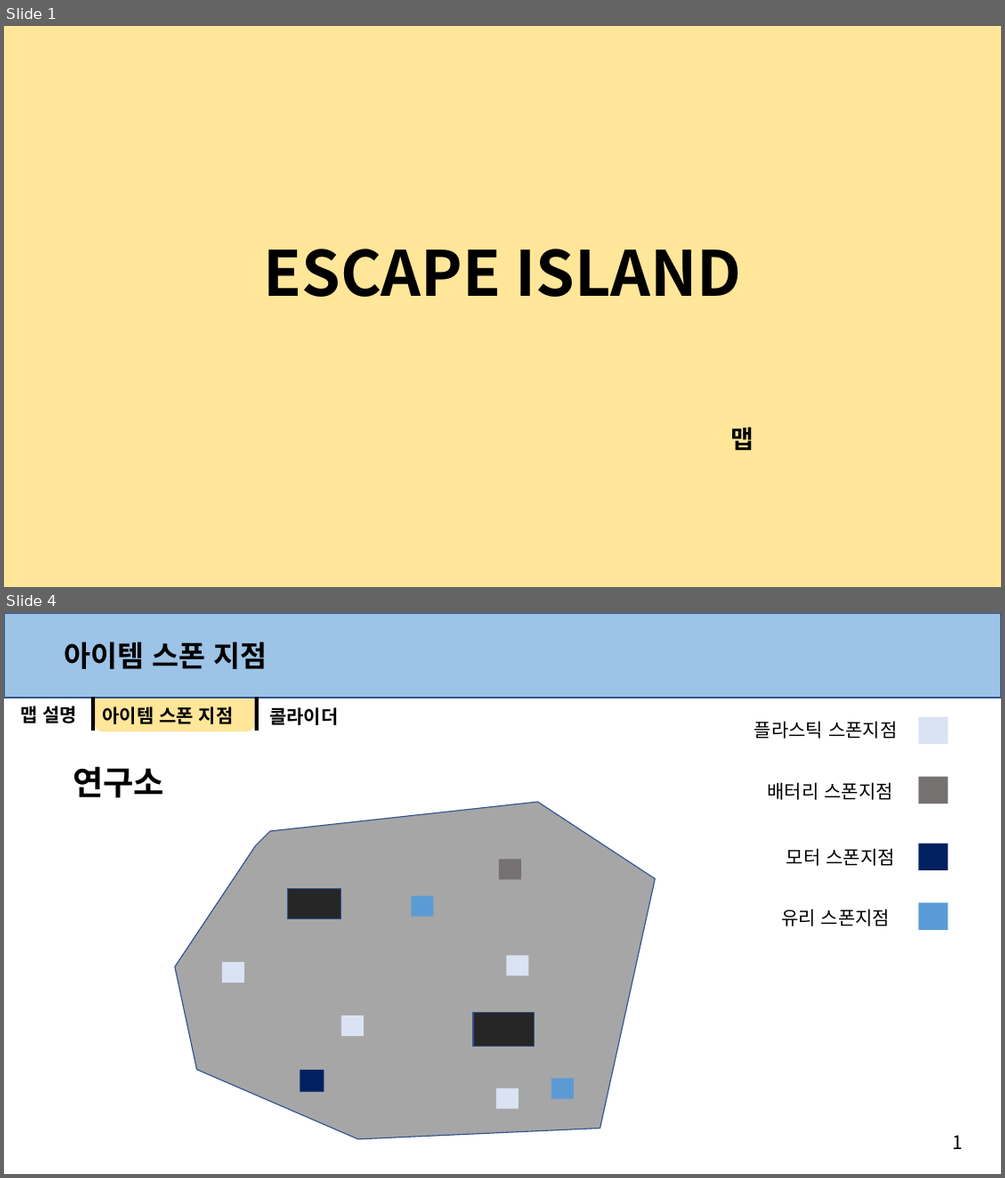
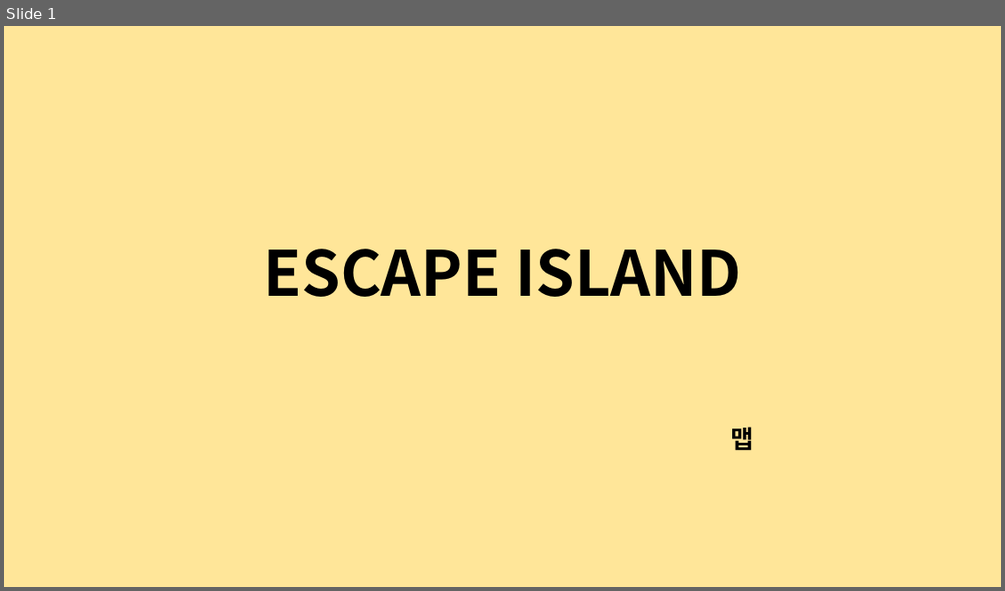
Before and after one commit to anglik0370/EscapeIsland, a slide deck: Document/맵/맵.pptx. Shown one above the other, each under a label of ours: slides 1 and 4 before the commit, slide 1 after it; the slides between them are not shown. The pictures are 1005x1178 and 1005x591 pixels, drawn with LibreOffice and Linux fonts; fonts in the diff are those of the drawing. Boxes give left, top, right and bottom in pixels: in the first picture for what was removed or moved away, otherwise in the second. Text is boxed around its words. In the diff, an @@ line names an element or a change of style, - is before the commit and + after.

```diff
--- a/Document/맵/맵.pptx
+++ b/Document/맵/맵.pptx
@@ slide 4 removed at [4, 613, 1001, 1174], background #FFFFFF @@
@@ rectangle removed at [4, 613, 1001, 696] @@
@@ rectangle removed at [4, 613, 1001, 698] @@
@@ text removed at [65, 641, 267, 669] @@
-아이템 스폰 지점
@@ rounded rectangle removed at [96, 688, 255, 732] @@
@@ text removed at [20, 703, 78, 726] @@
-맵 설명
@@ rectangle removed at [91, 697, 96, 730] @@
@@ text removed at [102, 706, 234, 724] @@
-아이템 스폰 지점
@@ rectangle removed at [254, 697, 259, 730] @@
@@ text removed at [269, 707, 338, 725] @@
-콜라이더
@@ rectangle removed at [919, 717, 947, 744] @@
@@ text removed at [754, 721, 897, 738] @@
-플라스틱 스폰지점
@@ text removed at [73, 766, 164, 798] @@
-연구소
@@ text removed at [768, 782, 892, 800] @@
-배터리 스폰지점
@@ rectangle removed at [919, 777, 947, 803] @@
@@ text removed at [786, 848, 894, 866] @@
-모터 스폰지점
@@ rectangle removed at [919, 844, 947, 870] @@
@@ rectangle removed at [919, 903, 947, 930] @@
@@ text removed at [781, 908, 890, 926] @@
-유리 스폰지점
@@ group removed at [175, 802, 655, 1139]: 10 rectangles, 1 freeform shape @@
@@ text removed at [952, 1135, 963, 1149] @@
-1
```
Also in this commit, not shown: 2 slides changed, 3 other slides removed, 3 other files.
